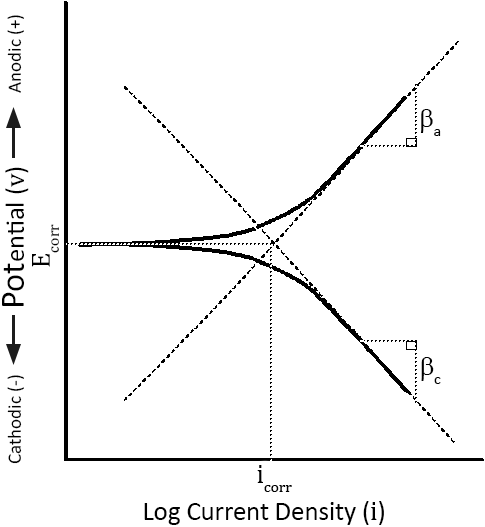
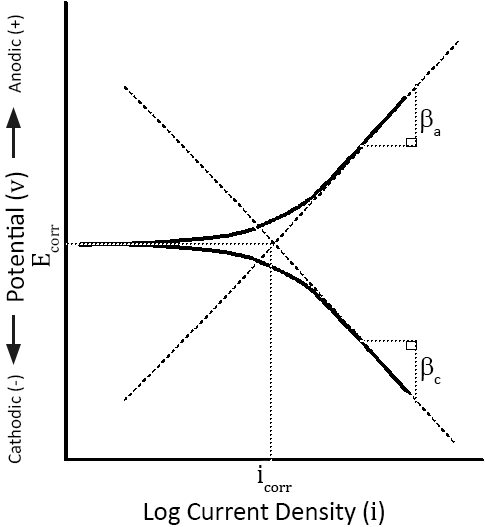
Before/after of a (485, 527) layered artwork. What changed in the layer stack:
painted on "Potential (v)" over <box>2,167,29,306</box>
